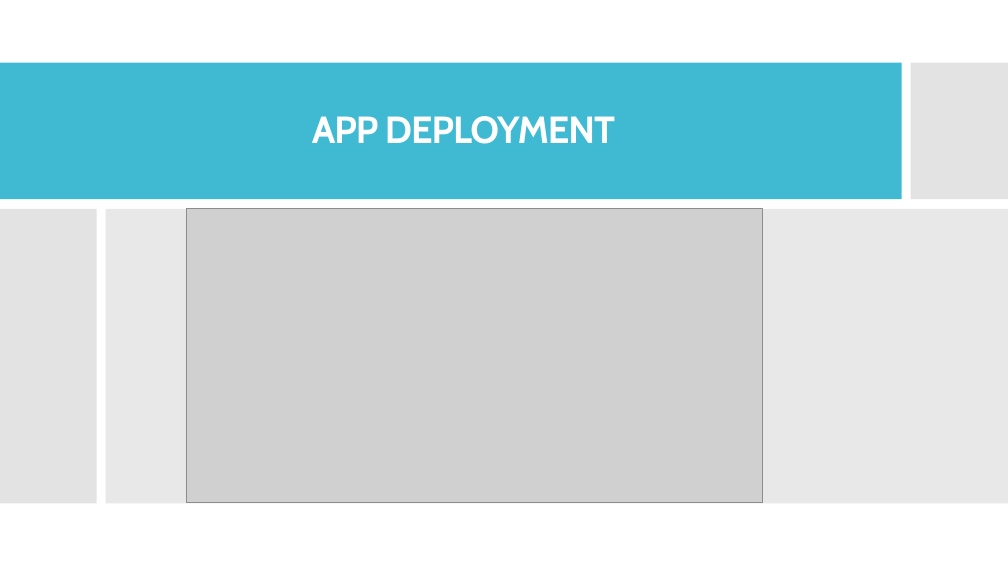
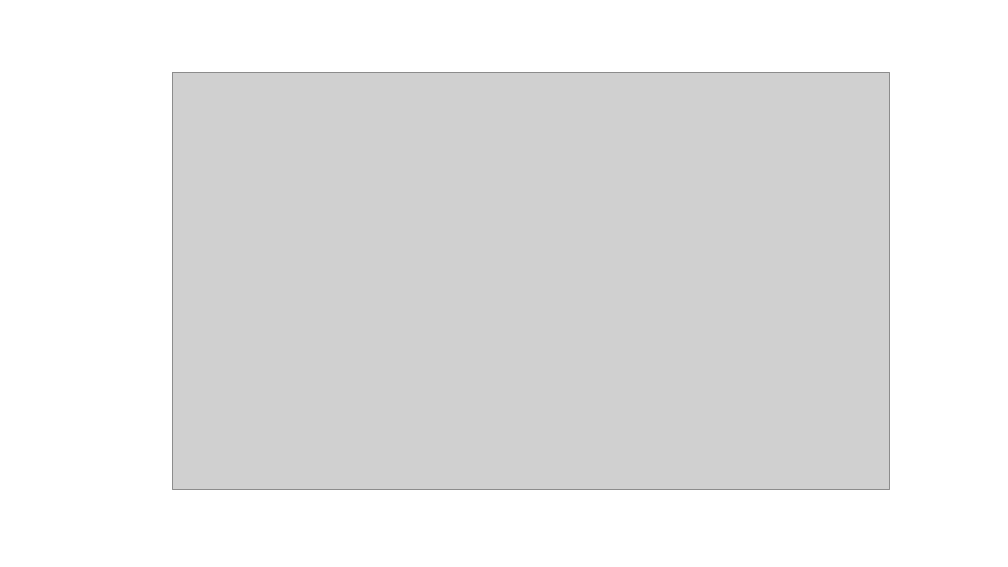
Before and after one commit to wangyang325/CS615Project, a slide deck: slide 24 of Presentation/Social Books.pptx. Drawn at 1008x567 pixels with LibreOffice and Linux fonts; fonts in the diff are those of the drawing; grey boxes stand for pictures. Boxes give left, top, right and bottom in pixels: in the first picture for what was removed or moved away, otherwise in the second. Text is boxed around its words. In the diff, an @@ line names an element or a change of style, - is before the commit and + after.

```diff
--- a/Presentation/Social Books.pptx
+++ b/Presentation/Social Books.pptx
@@ rectangle removed at box(0, 0, 1008, 567) @@
@@ rectangle removed at box(0, 63, 285, 504) @@
@@ rectangle removed at box(0, 63, 902, 200) @@
@@ picture: place and size @@
-picture at box(187, 209, 763, 503)
+picture at box(172, 73, 889, 489)
@@ rectangle removed at box(911, 63, 1008, 200) @@
@@ rectangle removed at box(977, 63, 1008, 504) @@
@@ title removed at box(312, 116, 615, 144) @@
-APP DEPLOYMENT
@@ rectangle removed at box(0, 209, 97, 504) @@
@@ rectangle removed at box(106, 209, 1008, 504) @@
```
Also in this commit, not shown: 6 other slides changed, 4 slides added, 4 slides removed.
